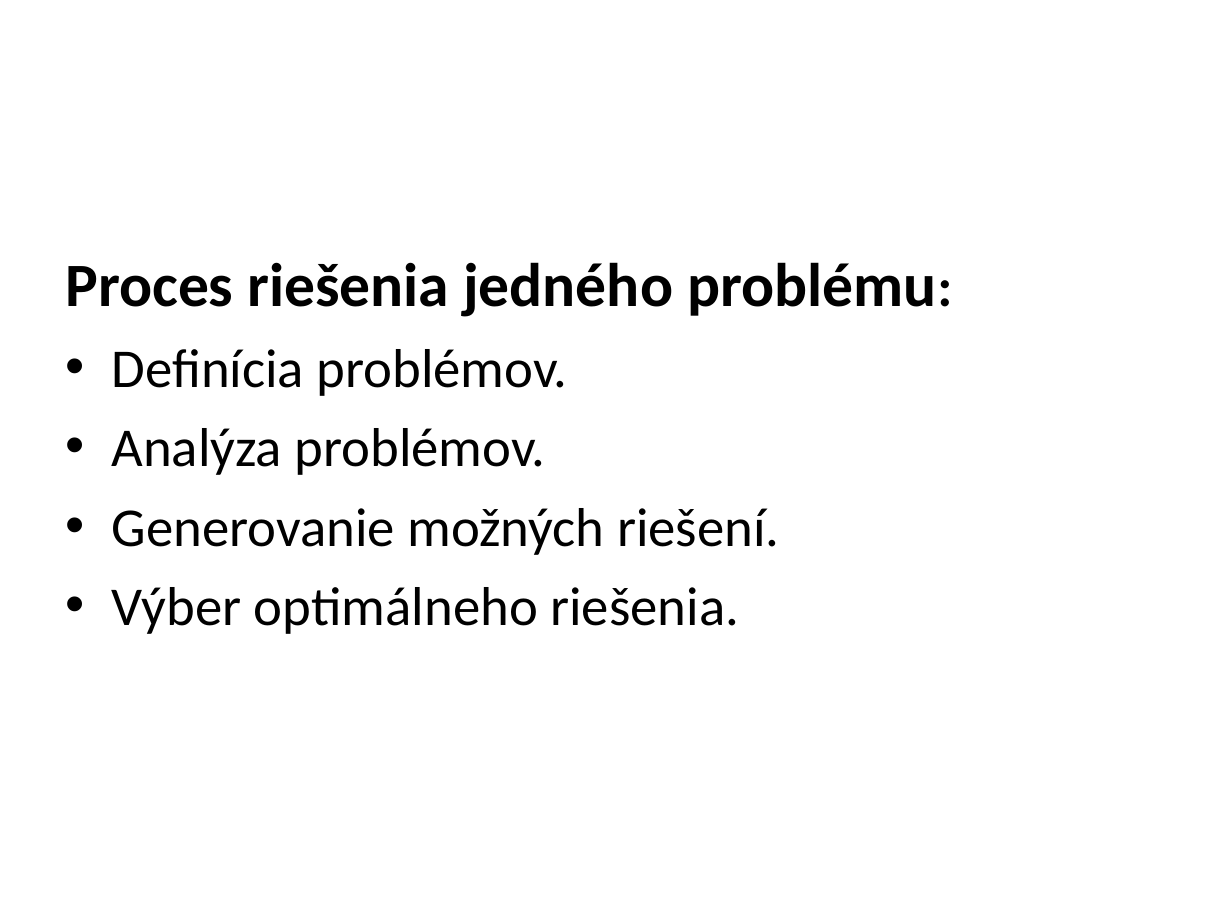
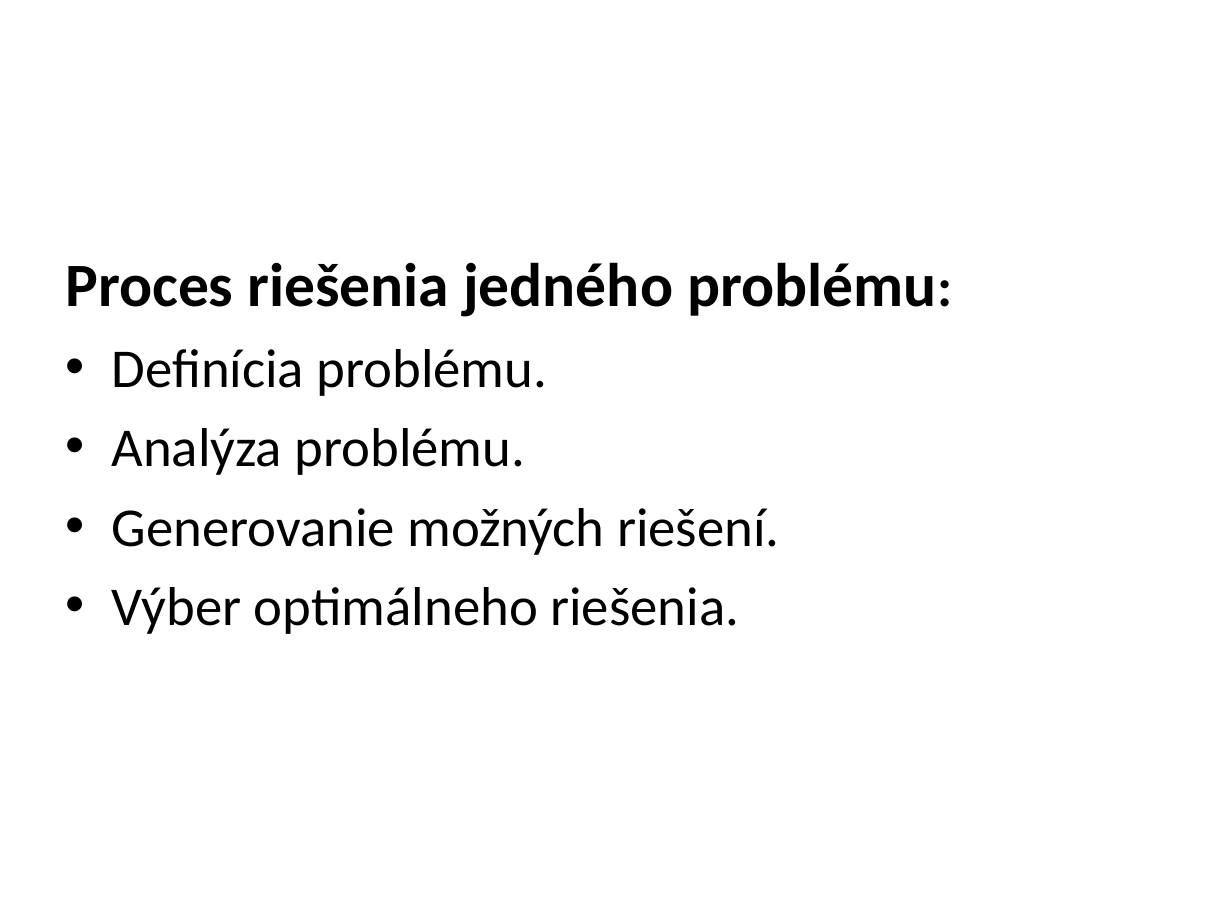
Before and after one commit to natalija4554/millenium, a slide deck: slide 4 of docs/presentation.ppt. Drawn at 1232x924 pixels with LibreOffice and Linux fonts; fonts in the diff are those of the drawing; background and template pictures are left out. Boxes give left, top, right and bottom in pixels: in the first picture for what was removed or moved away, otherwise in the second. Text is boxed around its words. In the diff, an @@ line names an element or a change of style, - is before the commit and + after.

```diff
--- a/docs/presentation.ppt
+++ b/docs/presentation.ppt
@@ text at <box>112,349,548,475</box>: text changed @@
-• Definícia problémov.
-• Analýza problémov.
+• Definícia problému.
+• Analýza problému.
```
Also in this commit, not shown: 1 other slide changed, 8 slides added, 1 slide removed.
